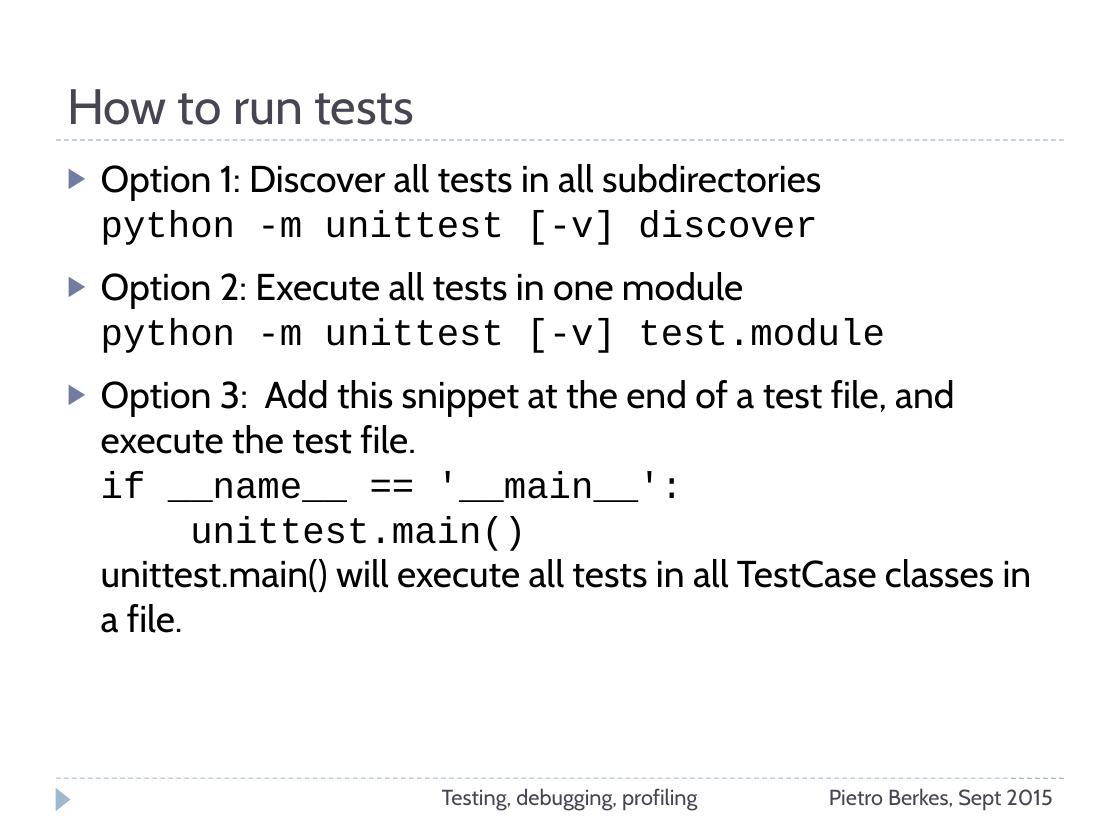
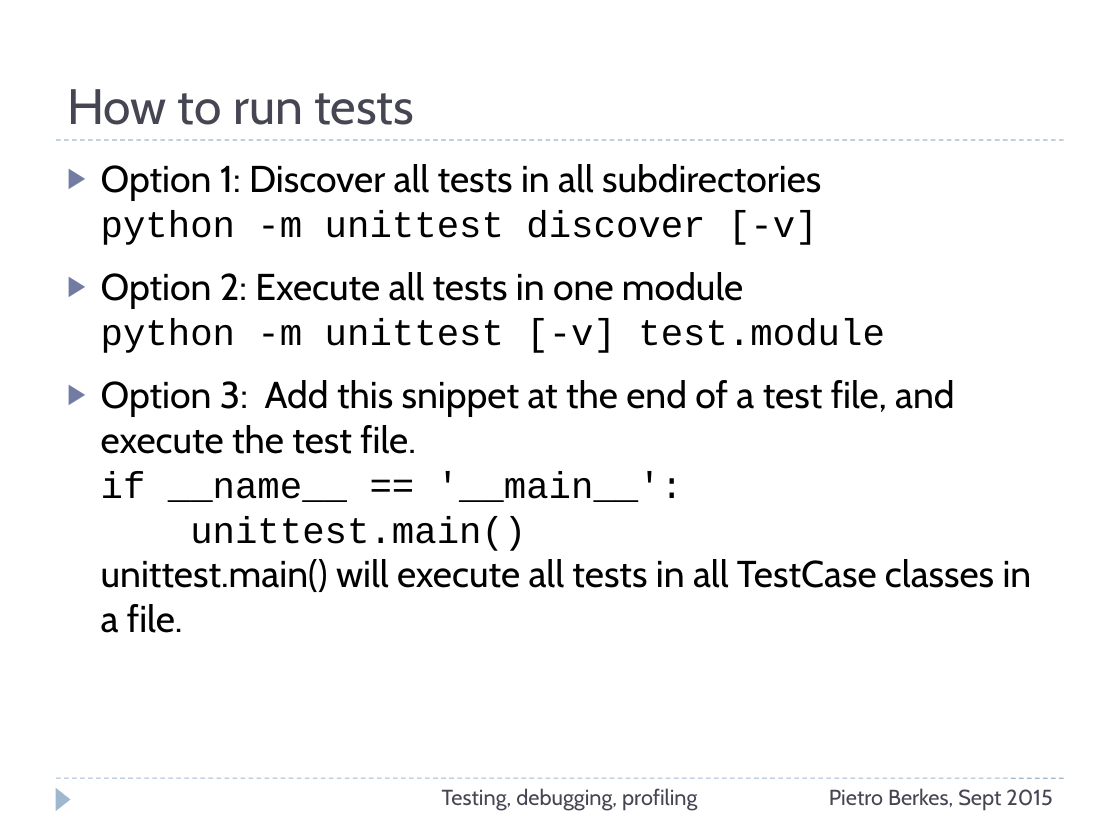
Before and after one commit to ASPP/testing_debugging_profiling, a slide deck: slide 19 of testing-debugging-profiling.pptx. Drawn at 1120x840 pixels with LibreOffice and Linux fonts; fonts in the diff are those of the drawing. Boxes give left, top, right and bottom in pixels: in the first picture for what was removed or moved away, otherwise in the second. Text is boxed around its words. In the diff, an @@ line names an element or a change of style, - is before the commit and + after.

```diff
--- a/testing-debugging-profiling.pptx
+++ b/testing-debugging-profiling.pptx
@@ text at bbox=[101, 164, 821, 245]: text changed @@
-▶ Option 1: Discover all tests in all subdirectories
-  python -m unittest [-v] discover
+▶ Option 1: Discover all tests in all subdirectories
+  python -m unittest discover [-v]
```
Also in this commit, not shown: 4 other slides changed, 1 other file.
